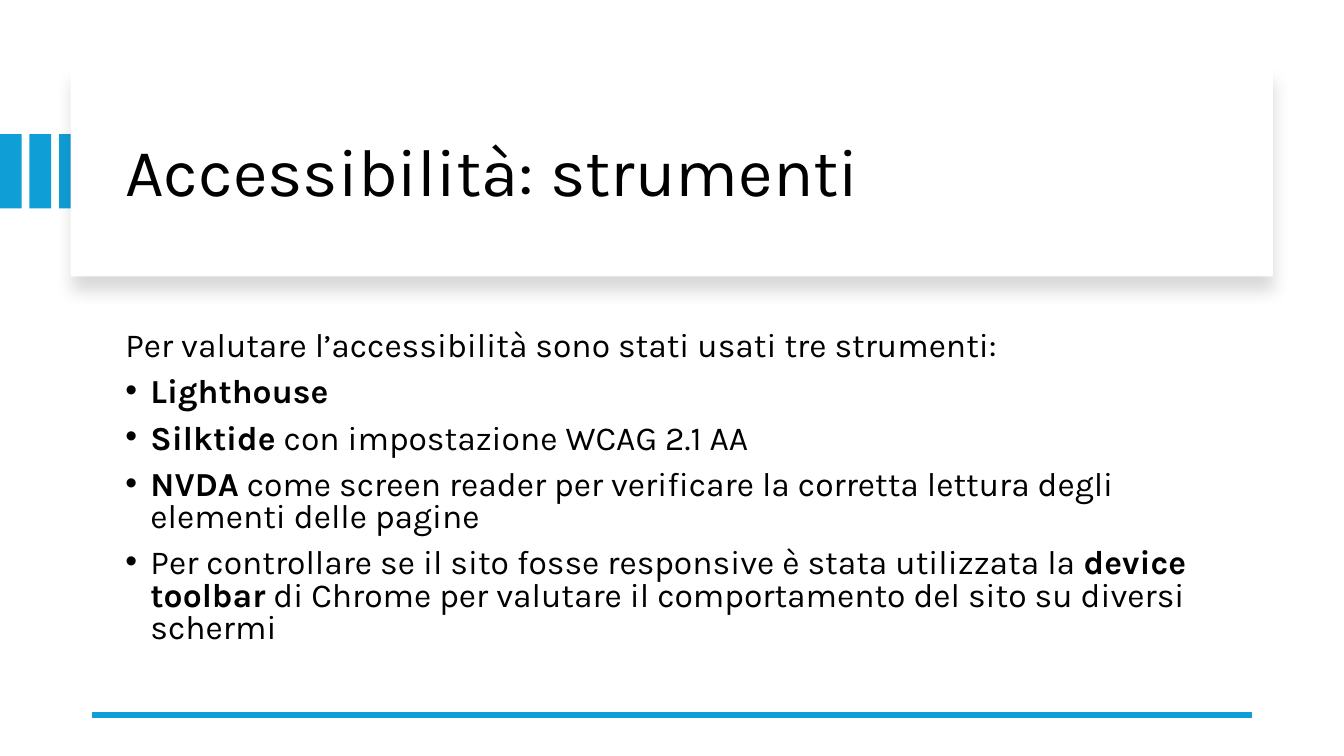
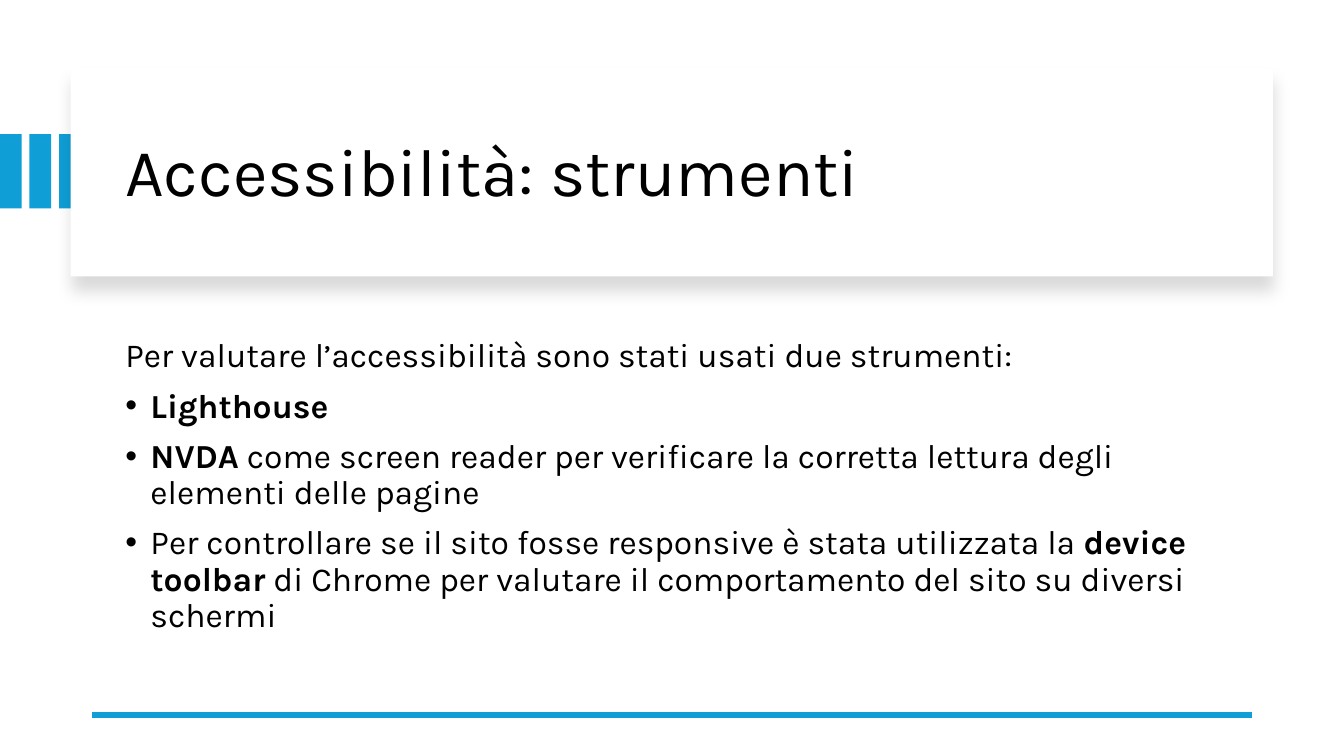
Before and after one commit to FarinaChristian/appDinamiche, a slide deck: slide 8 of slide.pptx (slide 9 before the commit). Drawn at 1344x756 pixels with LibreOffice and Linux fonts; fonts in the diff are those of the drawing. Boxes give left, top, right and bottom in pixels: in the first picture for what was removed or moved away, otherwise in the second. Text is boxed around its words. In the diff, an @@ line names an element or a change of style, - is before the commit and + after.

```diff
--- a/slide.pptx
+++ b/slide.pptx
@@ text at (125, 341, 1012, 368): text changed @@
-Per valutare l’accessibilità sono stati usati tre strumenti:
+Per valutare l’accessibilità sono stati usati due strumenti:
@@ text at (150, 394, 1186, 628): line spacing 0.8 to 0.9 @@
@@ text at (150, 426, 749, 458): paragraph removed @@
-• Silktide con impostazione WCAG 2.1 AA
```
Also in this commit, not shown: 4 other slides changed, 1 slide removed.
